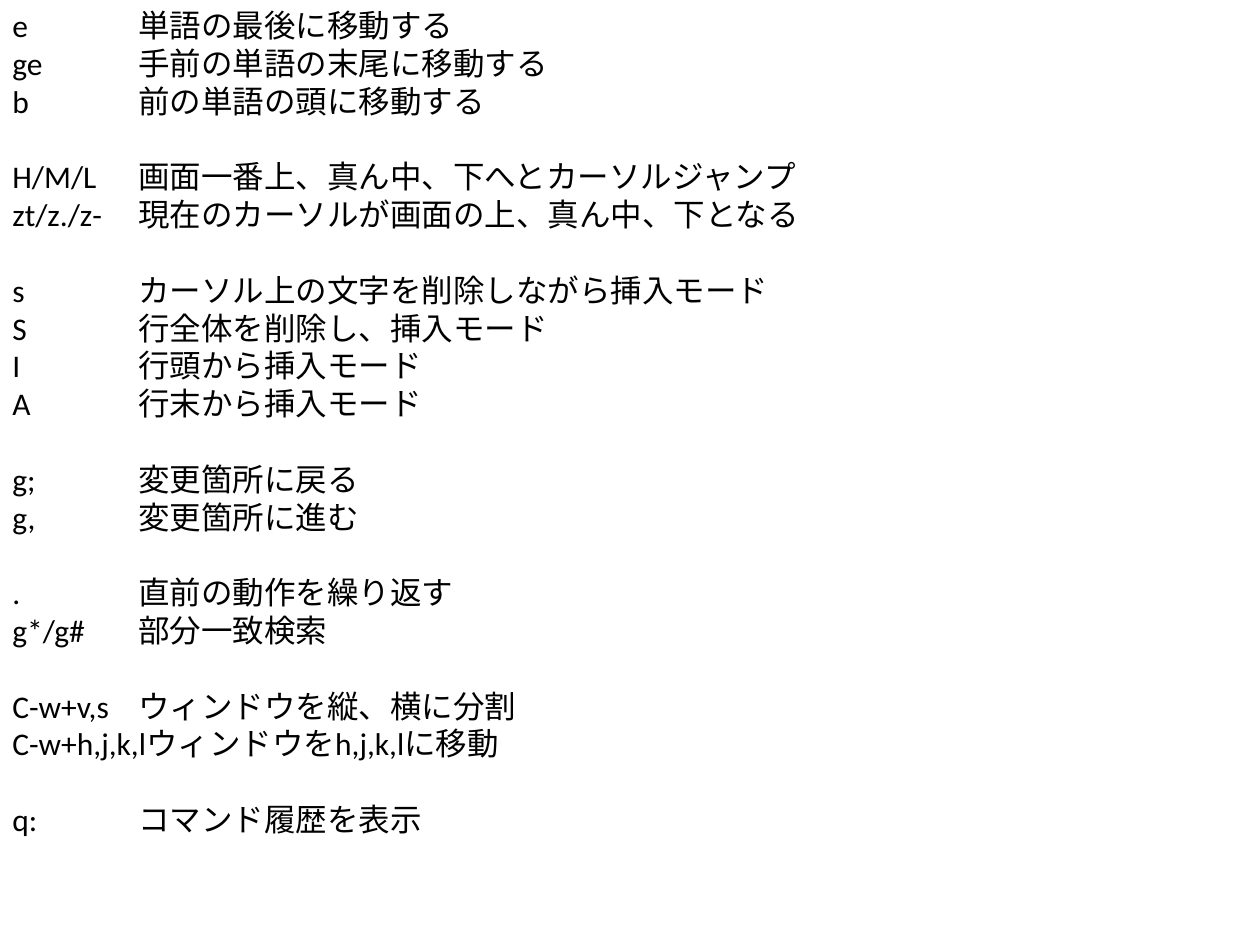
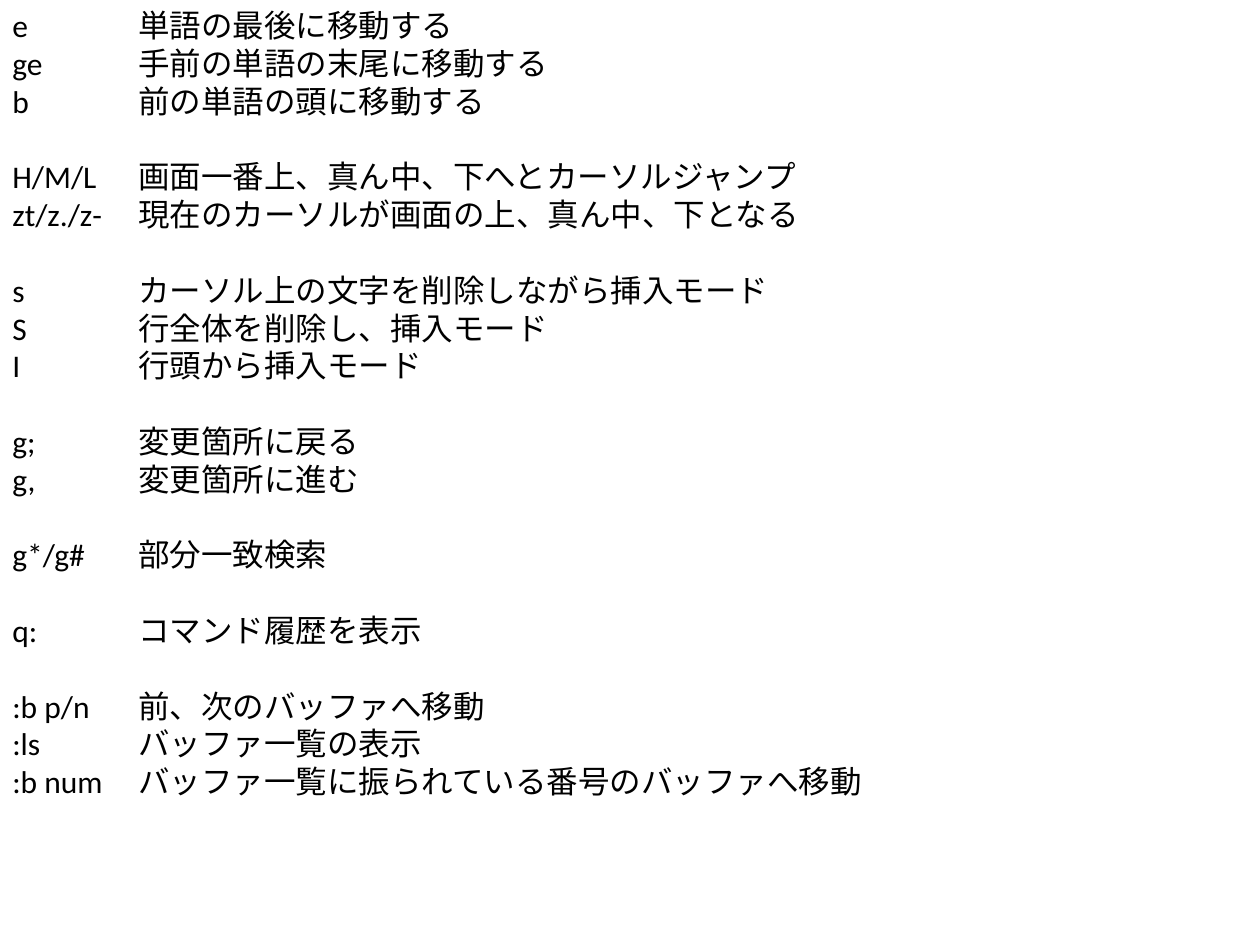
Before and after one commit to Halksel/vim, a slide deck: slide 1 of チートシート.pptx. Drawn at 1260x945 pixels with LibreOffice and Linux fonts; fonts in the diff are those of the drawing. Boxes give left, top, right and bottom in pixels: in the first picture for what was removed or moved away, otherwise in the second. Text is boxed around its words. In the diff, an @@ line names an element or a change of style, - is before the commit and + after.

```diff
--- a/チートシート.pptx
+++ b/チートシート.pptx
@@ text at <box>138,388,422,418</box>: paragraph removed @@
-A 行末から挿入モード
@@ text at <box>138,577,453,607</box>: paragraph removed @@
-. 直前の動作を繰り返す
@@ text at <box>12,691,516,761</box>: paragraphs removed @@
-C-w+v,s ウィンドウを縦、横に分割
-C-w+h,j,k,lウィンドウをh,j,k,lに移動
@@ text at <box>12,691,862,796</box>: paragraphs added @@
+:b p/n 前、次のバッファへ移動
+:ls バッファ一覧の表示
+:b num バッファ一覧に振られている番号のバッファへ移動
```
Also in this commit, not shown: 2 other files.
